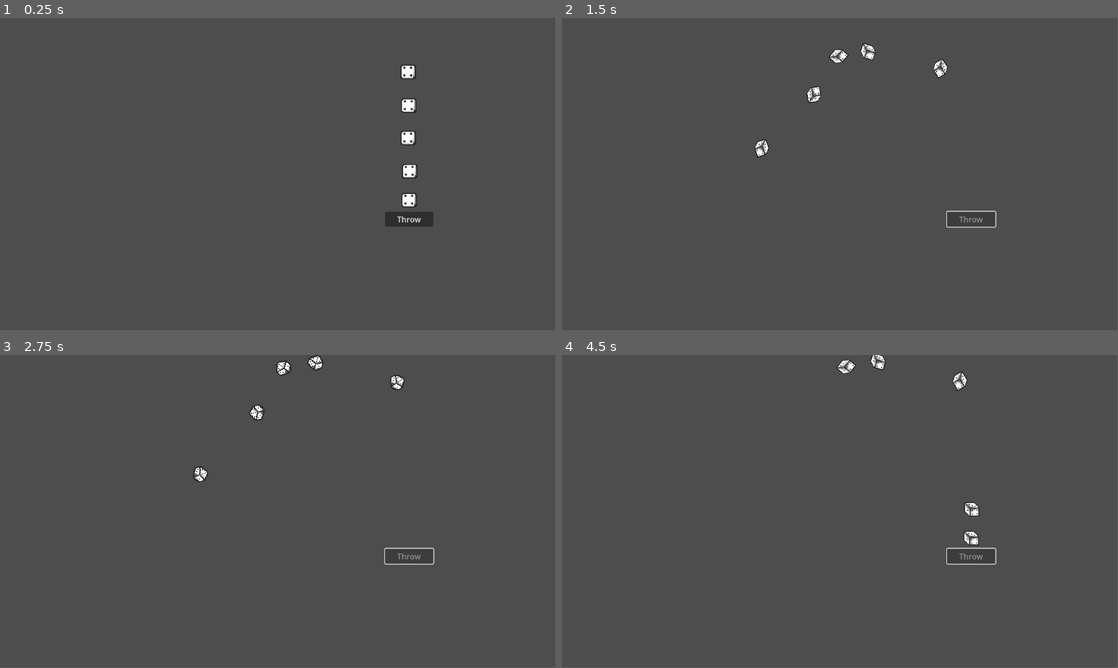
Above: before the commit, frames 1-4 (two rows, left to right).
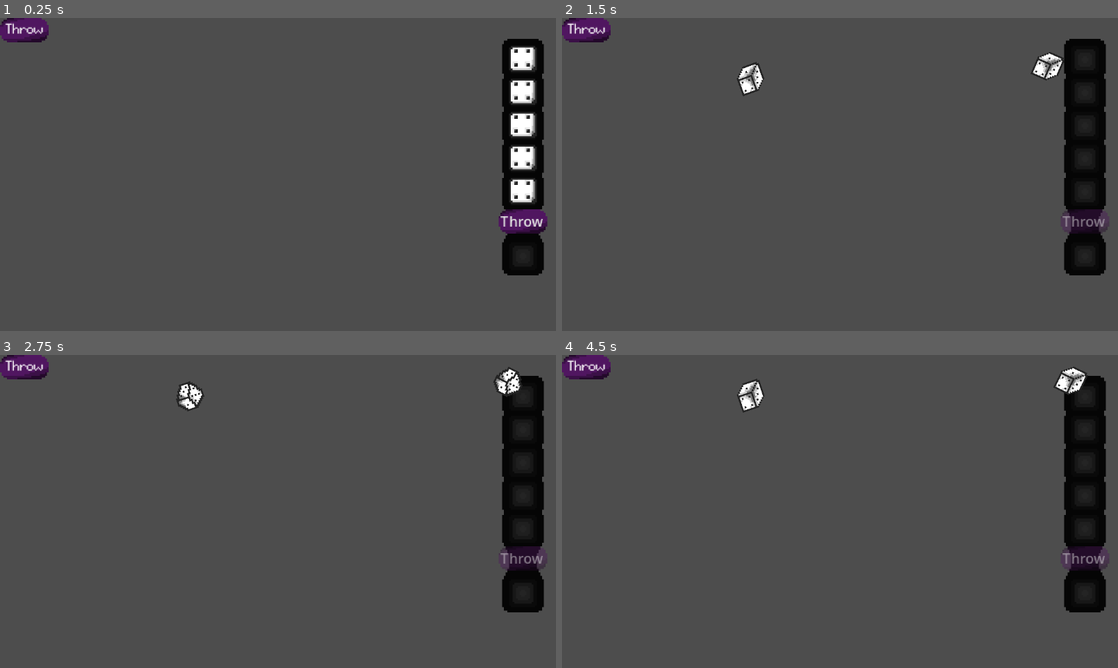
Above: after the commit, the same moments.

Repository: geoffrey66280/D-yams
Game: Godot game, scene res://scenes/throwing_dices.tscn
The game is run twice, just before and just after one commit, with the same random seed, the same clock (stepped at 60 frames per second) and the same inputs.
Inputs (mouse positions are in pixels of both pictures, inside the frame that each line leads up to):
- Up to frame 1 (0.25 s): no input
- Up to frame 2 (1.5 s): click "Throw" at 0.5 s; click (584, 30) at 1.25 s, where only the run after the commit has a clickable "Throw"
- Up to frame 3 (2.75 s): click (22, 367) at 2 s, where only the run after the commit has a clickable "Throw"
- Up to frame 4 (4.5 s): click (584, 367) at 2.75 s, where only the run after the commit has a clickable "Throw"; move the mouse to (762, 473) at 3.52 s; click (762, 473) at 3.67 s; move the mouse to (817, 411) at 4.27 s; click (817, 411) at 4.42 s
In our replay, the window is 799x449 before the commit and 800x450 after it. These sizes can differ from the game's own. Grey fills any space a smaller window leaves; there, only what the larger window draws over its background counts as a difference.

The runs differ from the first frame. In frame 1, 7.2% of the frame differs, in the area x 0-99%, y 0-83%; in frame 2, 7.5%; in frame 3, 7.2%; in frame 4, 7.3%.
Error in both runs: Invalid access to property or key 'level_information' on a base object of type 'null instance'. (res://scripts/throwing_dices.gd:26)

Commit message:
SCREEN SIZE ON LAUNCH

Diff:
--- /dev/null
+++ b/assets/fonts/button_font.tres
@@ -0,0 +1,7 @@
+[gd_resource type="LabelSettings" load_steps=2 format=3 uid="uid://di7nscev3345u"]
+
+[ext_resource type="FontFile" uid="uid://dcoaauksyu4hl" path="res://assets/fonts/Baskic8.otf" id="1_7h710"]
+
+[resource]
+font = ExtResource("1_7h710")
+font_size = 7
--- a/project.godot
+++ b/project.godot
@@ -15,6 +15,14 @@
 config/features=PackedStringArray("4.5", "Forward Plus")
 config/icon="res://icon.svg"
 
+[display]
+
+window/size/viewport_width=320
+window/size/viewport_height=180
+window/size/window_width_override=1280
+window/size/window_height_override=720
+window/stretch/mode="canvas_items"
+
 [rendering]
 
 textures/canvas_textures/default_texture_filter=0
--- a/scenes/arena.tscn
+++ b/scenes/arena.tscn
@@ -6,42 +6,40 @@
 bounce = 0.6
 
 [sub_resource type="RectangleShape2D" id="RectangleShape2D_e05a3"]
-size = Vector2(55, 485.125)
+size = Vector2(6, 128)
 
 [sub_resource type="RectangleShape2D" id="RectangleShape2D_wl4x5"]
-size = Vector2(785.5001, 46.75)
+size = Vector2(186.0938, 7)
 
 [sub_resource type="RectangleShape2D" id="RectangleShape2D_olpmc"]
-size = Vector2(51.875122, 466.25)
+size = Vector2(5.9999847, 128)
 
 [sub_resource type="RectangleShape2D" id="RectangleShape2D_xdvfk"]
-size = Vector2(762.75006, 35.5)
+size = Vector2(186.00002, 6)
 
 [node name="Arena" type="StaticBody2D"]
-position = Vector2(1, 1)
 physics_material_override = SubResource("PhysicsMaterial_ug7gw")
 
 [node name="Sprite2D2" type="Sprite2D" parent="."]
-position = Vector2(690.0514, 247.20313)
-scale = Vector2(3.5399554, 3.5399551)
+position = Vector2(182, 77)
 texture = ExtResource("1_e05a3")
 
 [node name="Mur1" type="CollisionShape2D" parent="."]
-position = Vector2(238.99997, 239)
+position = Vector2(86.00001, 77)
 scale = Vector2(0.9999998, 1)
 shape = SubResource("RectangleShape2D_e05a3")
 
 [node name="Mur2" type="CollisionShape2D" parent="."]
-position = Vector2(662.25, 14.375015)
+position = Vector2(182.04686, 16.5)
 scale = Vector2(0.9999997, 1)
 shape = SubResource("RectangleShape2D_wl4x5")
 
 [node name="Mur3" type="CollisionShape2D" parent="."]
-position = Vector2(1029.0624, 261.875)
+position = Vector2(278, 77)
 scale = Vector2(0.99999964, 1)
 shape = SubResource("RectangleShape2D_olpmc")
 
 [node name="Mur4" type="CollisionShape2D" parent="."]
-position = Vector2(623, 479)
+position = Vector2(182.00002, 138)
 scale = Vector2(0.9999998, 1)
 shape = SubResource("RectangleShape2D_xdvfk")
--- a/scenes/dice.tscn
+++ b/scenes/dice.tscn
@@ -58,28 +58,27 @@
 }]
 
 [sub_resource type="RectangleShape2D" id="RectangleShape2D_0e48y"]
-size = Vector2(32, 32)
+size = Vector2(16, 16)
 
 [node name="Dice" type="RigidBody2D"]
+z_index = 2
 input_pickable = true
 physics_material_override = SubResource("PhysicsMaterial_mg5ex")
 gravity_scale = 0.0
 script = ExtResource("1_0e48y")
 
 [node name="RollingDice" type="AnimatedSprite2D" parent="."]
-position = Vector2(16, 16)
-scale = Vector2(1.9999999, 1.9999999)
+position = Vector2(8, 8)
 sprite_frames = SubResource("SpriteFrames_ir8iy")
 animation = &"rolling"
 autoplay = "rolling"
 
 [node name="CollisionDice" type="CollisionShape2D" parent="."]
-position = Vector2(16, 16)
+position = Vector2(8, 8)
 shape = SubResource("RectangleShape2D_0e48y")
 
 [node name="FinalDiceResult" type="Sprite2D" parent="."]
-position = Vector2(16, 16)
-scale = Vector2(2, 2)
+position = Vector2(8, 8)
 texture = ExtResource("3_oi81l")
 
 [connection signal="input_event" from="." to="." method="_on_input_event"]
--- a/scenes/game.tscn
+++ b/scenes/game.tscn
@@ -8,41 +8,32 @@
 [ext_resource type="PackedScene" uid="uid://cfaie0utf5d8m" path="res://scenes/PopupCombination.tscn" id="4_lbhrr"]
 
 [node name="Game" type="Node2D"]
-position = Vector2(576, 320)
 script = ExtResource("1_u5sy4")
 
+[node name="Camera2D" type="Camera2D" parent="."]
+position = Vector2(160, 90)
+
 [node name="Sprite2D" type="Sprite2D" parent="."]
-position = Vector2(5.1111183, 3.0000076)
-scale = Vector2(3.6222222, 3.6222222)
+position = Vector2(160, 90)
 texture = ExtResource("1_iywne")
 
-[node name="Camera2D" type="Camera2D" parent="."]
-
 [node name="Arena" parent="." instance=ExtResource("1_yqjtg")]
-position = Vector2(-576, -322)
 
 [node name="ThrowingDices" parent="Arena" instance=ExtResource("1_uwrxv")]
-position = Vector2(238, -55)
 
 [node name="LevelInformation" parent="." instance=ExtResource("3_lnu2h")]
-offset_left = -536.0
-offset_top = -276.0
-offset_right = -536.0
-offset_bottom = -276.0
 metadata/_edit_use_anchors_ = true
 
 [node name="PopupCombination" parent="." instance=ExtResource("4_lbhrr")]
-offset_left = -131.0
-offset_top = 49.0
-offset_right = -131.0
-offset_bottom = 49.0
+offset_left = 0.0
+offset_top = 0.0
+offset_right = 0.0
+offset_bottom = 0.0
 metadata/_edit_use_anchors_ = true
 
 [node name="Button" type="Button" parent="."]
-offset_left = -494.0
-offset_top = 87.0
-offset_right = -439.0
-offset_bottom = 118.0
+offset_right = 55.0
+offset_bottom = 31.0
 text = "Mains"
 
 [connection signal="pressed" from="Button" to="." method="_on_button_pressed"]
--- a/scenes/level_information.tscn
+++ b/scenes/level_information.tscn
@@ -11,8 +11,10 @@
 
 [node name="BossName" type="Label" parent="."]
 layout_mode = 0
-offset_right = 40.0
-offset_bottom = 23.0
+offset_left = 11.0
+offset_top = 9.0
+offset_right = 106.0
+offset_bottom = 32.0
 text = "Nom du boss"
 label_settings = ExtResource("2_jdgcw")
 horizontal_alignment = 1
@@ -20,10 +22,10 @@
 
 [node name="Score" type="Label" parent="."]
 layout_mode = 0
-offset_left = 48.0
-offset_top = 40.0
-offset_right = 109.0
-offset_bottom = 63.0
+offset_left = -1.0
+offset_top = 39.0
+offset_right = 60.0
+offset_bottom = 62.0
 text = "Goal"
 label_settings = ExtResource("2_jdgcw")
 horizontal_alignment = 1
@@ -31,10 +33,10 @@
 
 [node name="Reward" type="Label" parent="."]
 layout_mode = 0
-offset_left = 48.0
-offset_top = 104.0
-offset_right = 107.0
-offset_bottom = 127.0
+offset_left = 11.0
+offset_top = 69.0
+offset_right = 70.0
+offset_bottom = 92.0
 text = "Reward"
 label_settings = ExtResource("2_jdgcw")
 horizontal_alignment = 1
@@ -42,10 +44,10 @@
 
 [node name="PlayerScore" type="Label" parent="."]
 layout_mode = 0
-offset_left = 32.0
-offset_top = 168.0
-offset_right = 127.0
-offset_bottom = 191.0
+offset_left = 11.0
+offset_top = 127.0
+offset_right = 112.0
+offset_bottom = 150.0
 text = "player score"
 label_settings = ExtResource("2_jdgcw")
 horizontal_alignment = 1
--- a/scenes/throwing_dices.tscn
+++ b/scenes/throwing_dices.tscn
@@ -1,54 +1,105 @@
-[gd_scene load_steps=3 format=3 uid="uid://d1ndrev16ht6h"]
+[gd_scene load_steps=9 format=3 uid="uid://d1ndrev16ht6h"]
 
 [ext_resource type="PackedScene" uid="uid://teywtc2hipr0" path="res://scenes/dice.tscn" id="1_keuvm"]
 [ext_resource type="Script" uid="uid://c2gwpldoahcxe" path="res://scripts/throwing_dices.gd" id="1_r4itb"]
+[ext_resource type="Texture2D" uid="uid://bi25p6ibj64kc" path="res://assets/sprites/rack_de.png" id="3_baaet"]
+[ext_resource type="Texture2D" uid="uid://cvh6btjg1qii0" path="res://assets/sprites/button_throw_notpressed.png" id="4_h8dyw"]
+[ext_resource type="Texture2D" uid="uid://cse43ltj0f0cv" path="res://assets/sprites/button_score.png" id="5_efoqd"]
+[ext_resource type="Texture2D" uid="uid://da62re3dnon2g" path="res://assets/sprites/button_keep.png" id="5_lip80"]
+[ext_resource type="Texture2D" uid="uid://dlrbuggr0t3a6" path="res://assets/sprites/button_throw_pressed.png" id="6_cdm6q"]
+[ext_resource type="LabelSettings" uid="uid://di7nscev3345u" path="res://assets/fonts/button_font.tres" id="7_eafex"]
 
 [node name="ThrowingDices" type="Node2D"]
 script = ExtResource("1_r4itb")
 
 [node name="Dice" parent="." instance=ExtResource("1_keuvm")]
-position = Vector2(833, 363)
+position = Vector2(293, 92)
 
 [node name="Dice2" parent="." instance=ExtResource("1_keuvm")]
-position = Vector2(834, 303)
+position = Vector2(293, 73)
 
 [node name="Dice3" parent="." instance=ExtResource("1_keuvm")]
-position = Vector2(831, 234)
+position = Vector2(293, 54)
 
 [node name="Dice4" parent="." instance=ExtResource("1_keuvm")]
-position = Vector2(832, 167)
+position = Vector2(293, 35)
 
 [node name="Dice5" parent="." instance=ExtResource("1_keuvm")]
-position = Vector2(831, 97)
+position = Vector2(293, 16)
+
+[node name="TextureRect" type="TextureRect" parent="."]
+z_index = 1
+anchors_preset = 11
+anchor_left = 1.0
+anchor_right = 1.0
+anchor_bottom = 1.0
+offset_left = 289.0
+offset_top = 12.0
+offset_right = 313.0
+offset_bottom = 148.0
+grow_horizontal = 0
+grow_vertical = 2
+size_flags_horizontal = 8
+texture = ExtResource("3_baaet")
 
 [node name="ThrowButton" type="Button" parent="."]
-offset_left = 799.0
-offset_top = 402.0
-offset_right = 899.0
-offset_bottom = 433.0
+z_index = 2
+offset_left = 283.0
+offset_top = 106.0
+offset_right = 319.0
+offset_bottom = 128.0
+theme_override_font_sizes/font_size = 8
 text = "Throw"
+icon = ExtResource("4_h8dyw")
+flat = true
+icon_alignment = 1
 
 [node name="KeepButton" type="Button" parent="."]
-offset_left = 397.0
-offset_top = 539.0
-offset_right = 497.0
-offset_bottom = 571.0
+offset_left = 188.0
+offset_top = 122.0
+offset_right = 224.0
+offset_bottom = 144.0
+theme_override_font_sizes/font_size = 8
 text = "Keep"
+icon = ExtResource("5_lip80")
+flat = true
+icon_alignment = 1
 
 [node name="ScoreButton" type="Button" parent="."]
-offset_left = 517.0
-offset_top = 538.0
-offset_right = 617.0
-offset_bottom = 572.0
+z_index = 2
+offset_left = 228.0
+offset_top = 122.0
+offset_right = 264.0
+offset_bottom = 144.0
+theme_override_font_sizes/font_size = 8
 text = "Score"
+icon = ExtResource("5_efoqd")
+flat = true
+icon_alignment = 1
 
 [node name="KeepDicesLabel" type="Label" parent="."]
-offset_left = 802.0
-offset_top = 33.0
-offset_right = 892.0
-offset_bottom = 82.0
-text = "Select dices
-to keep"
+offset_left = 238.0
+offset_right = 314.0
+offset_bottom = 12.0
+theme_override_font_sizes/font_size = 8
+text = "Select dices to keep"
+
+[node name="TextureButton" type="TextureButton" parent="."]
+offset_right = 28.0
+offset_bottom = 14.0
+texture_normal = ExtResource("4_h8dyw")
+texture_pressed = ExtResource("6_cdm6q")
+
+[node name="Label" type="Label" parent="TextureButton"]
+layout_mode = 0
+offset_left = 2.0
+offset_top = 4.0
+offset_right = 27.0
+offset_bottom = 13.0
+text = "Throw"
+label_settings = ExtResource("7_eafex")
+horizontal_alignment = 1
+vertical_alignment = 1
 
 [connection signal="button_up" from="ThrowButton" to="." method="_on_button_button_up"]
 [connection signal="button_up" from="ThrowButton" to="." method="_on_throw_button_button_up"]
--- a/scripts/dice.gd
+++ b/scripts/dice.gd
@@ -48,7 +48,7 @@
 		$FinalDiceResult.hide()
 		$RollingDice.play()
 		$RollingDice.show()
-		var force = Vector2(randf_range(0, 800), randf_range(0, -1200))
+		var force = Vector2(randf_range(0, 400), randf_range(0, -600))
 		apply_impulse(force)
 		angular_velocity = randf_range(-1, 10)
 
--- a/scripts/throwing_dices.gd
+++ b/scripts/throwing_dices.gd
@@ -80,7 +80,7 @@
 			if kept == 0:
 				var dice = get_child(index)
 				dice.sleeping = true
-				dice.global_transform.origin = Vector2(400 + index * 30,400)
+				dice.global_transform.origin = Vector2(100 + index * 30,100)
 				dice.launch()
 			index += 1
 		throwing_count -= 1
